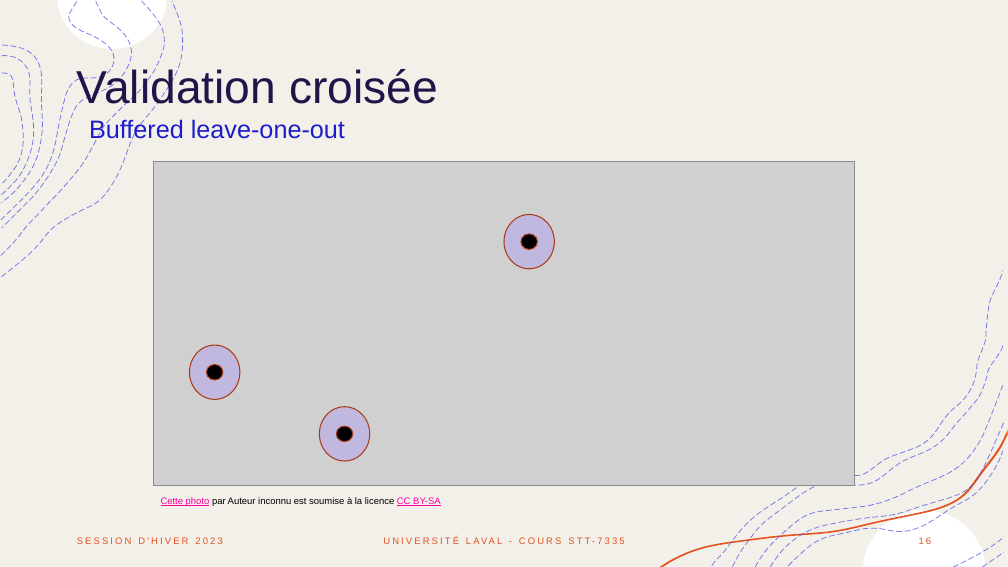
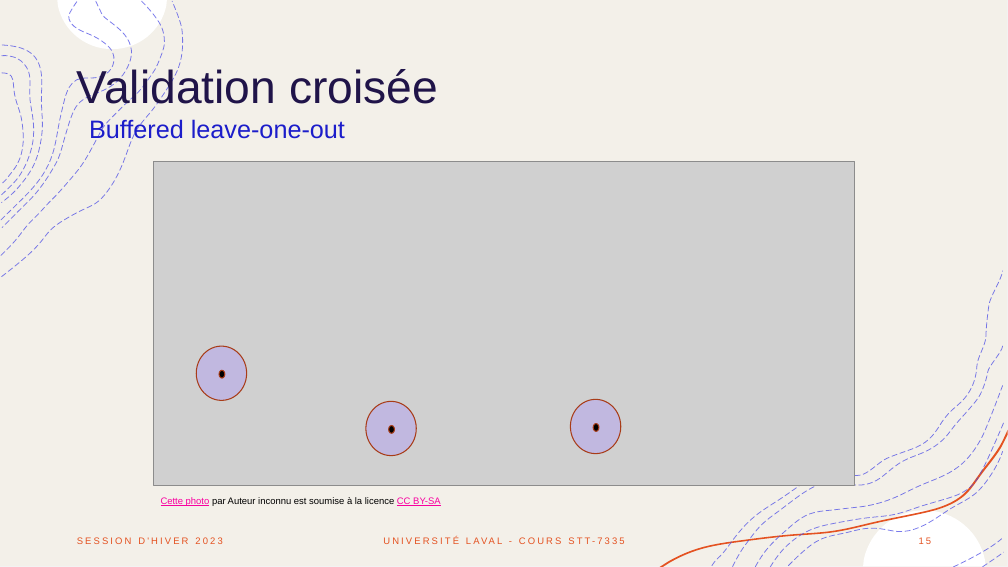
Before and after one commit to alexlepage07/STT-7335_Project, a slide deck: slide 15 of Doc/capsule_equipe4_donnees_spatiales.pptx (slide 16 before the commit). Drawn at 1008x567 pixels with LibreOffice and Linux fonts; fonts in the diff are those of the drawing; grey boxes stand for pictures. Boxes give left, top, right and bottom in pixels: in the first picture for what was removed or moved away, otherwise in the second. Text is boxed around its words. In the diff, an @@ line names an element or a change of style, - is before the commit and + after.

```diff
--- a/Doc/capsule_equipe4_donnees_spatiales.pptx
+++ b/Doc/capsule_equipe4_donnees_spatiales.pptx
@@ ellipse removed at [521, 234, 538, 250] @@
@@ ellipse: place and size @@
-ellipse at [190, 345, 240, 399]
+ellipse at [197, 346, 247, 401]
@@ ellipse: place and size @@
-ellipse at [206, 364, 223, 380]
+ellipse at [219, 371, 225, 378]
@@ ellipse: place and size @@
-ellipse at [319, 407, 370, 461]
+ellipse at [366, 402, 417, 456]
@@ ellipse: place and size @@
-ellipse at [504, 215, 555, 269]
+ellipse at [570, 399, 621, 454]
@@ ellipse: place and size @@
-ellipse at [337, 426, 353, 442]
+ellipse at [389, 426, 395, 433]
@@ ellipse added at [594, 423, 600, 431], fill #000000, outline #A93D18 1 pt @@
```
Also in this commit, not shown: 5 other slides changed, 1 slide removed.
